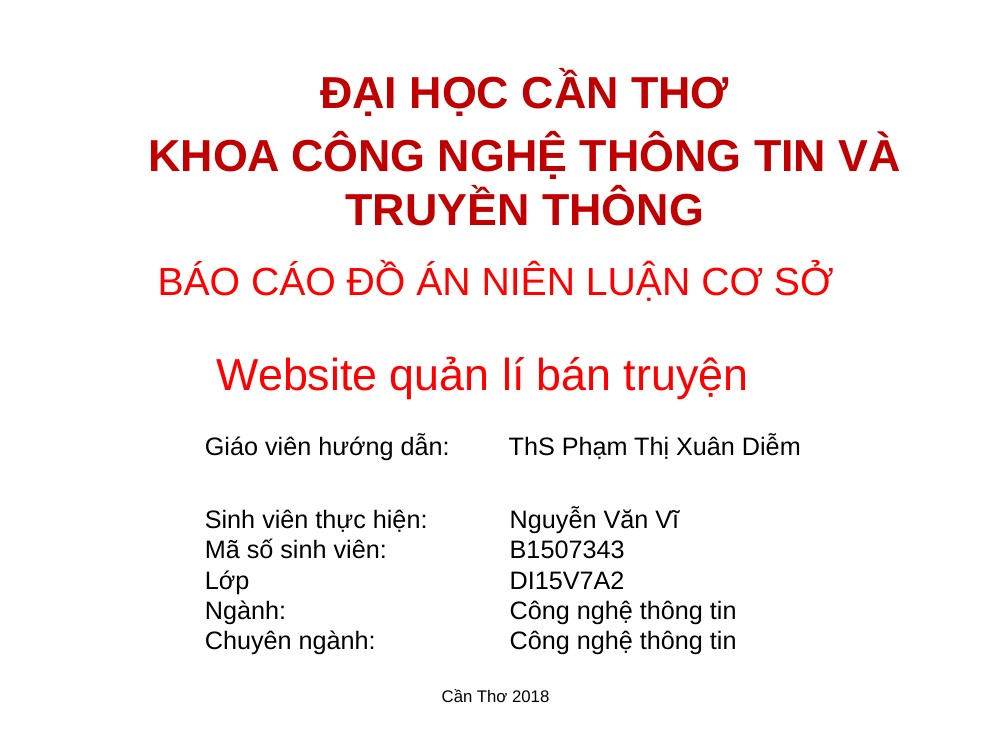
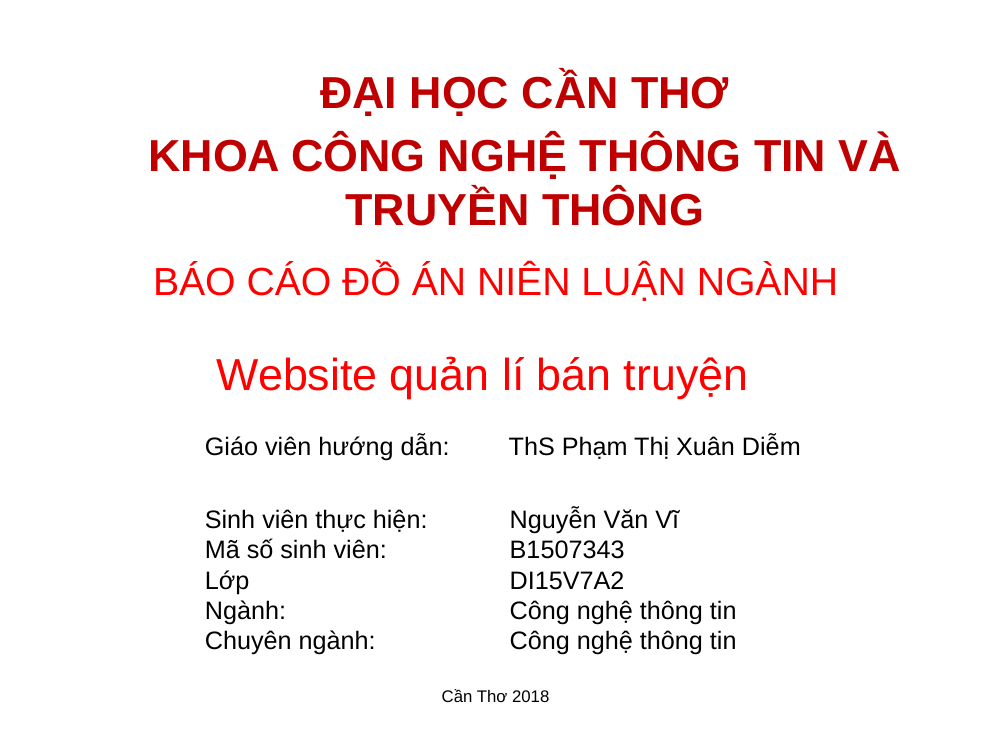
Before and after one commit to vanvibig/nien-luan-nganh, a slide deck: slide 1 of bao cao/BAO_CAO_FINAL.pptx. Drawn at 1008x756 pixels with LibreOffice and Linux fonts; fonts in the diff are those of the drawing; background and template pictures are left out. Boxes give left, top, right and bottom in pixels: in the first picture for what was removed or moved away, otherwise in the second. Text is boxed around its words. In the diff, an @@ line names an element or a change of style, - is before the commit and + after.

Commit message:
update pptx

```diff
--- a/bao cao/BAO_CAO_FINAL.pptx
+++ b/bao cao/BAO_CAO_FINAL.pptx
@@ title at (153,264,838,301): text changed @@
-BÁO CÁO ĐỒ ÁN NIÊN LUẬN CƠ SỞ
+BÁO CÁO ĐỒ ÁN NIÊN LUẬN NGÀNH
```
Also in this commit, not shown: 2 other slides changed.
